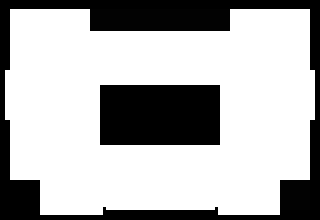
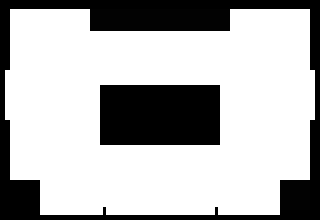
Layered file, before and after one edit (320x220). Changes by layer:
painted on "Obstacles" over (106, 210, 215, 215)
